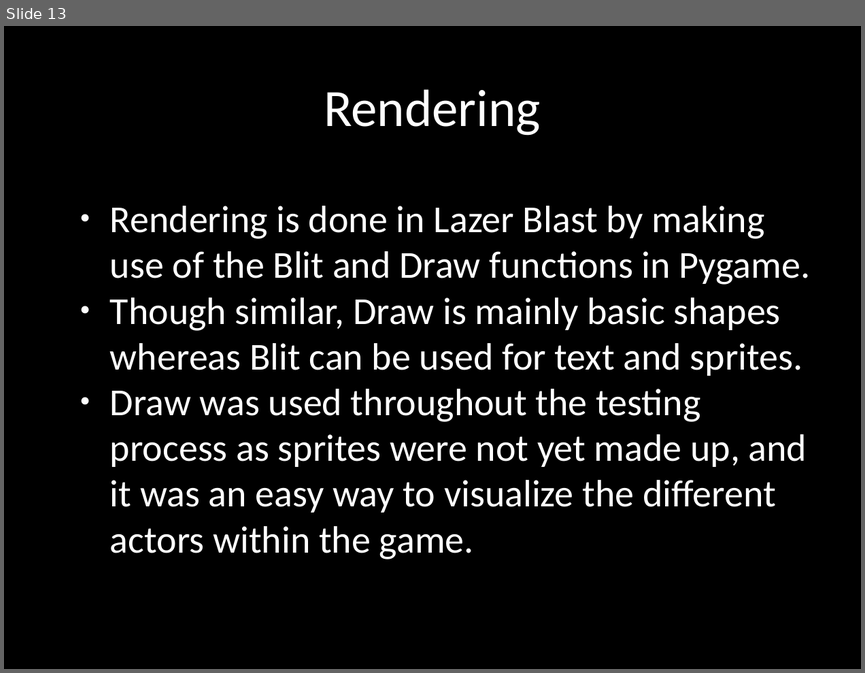
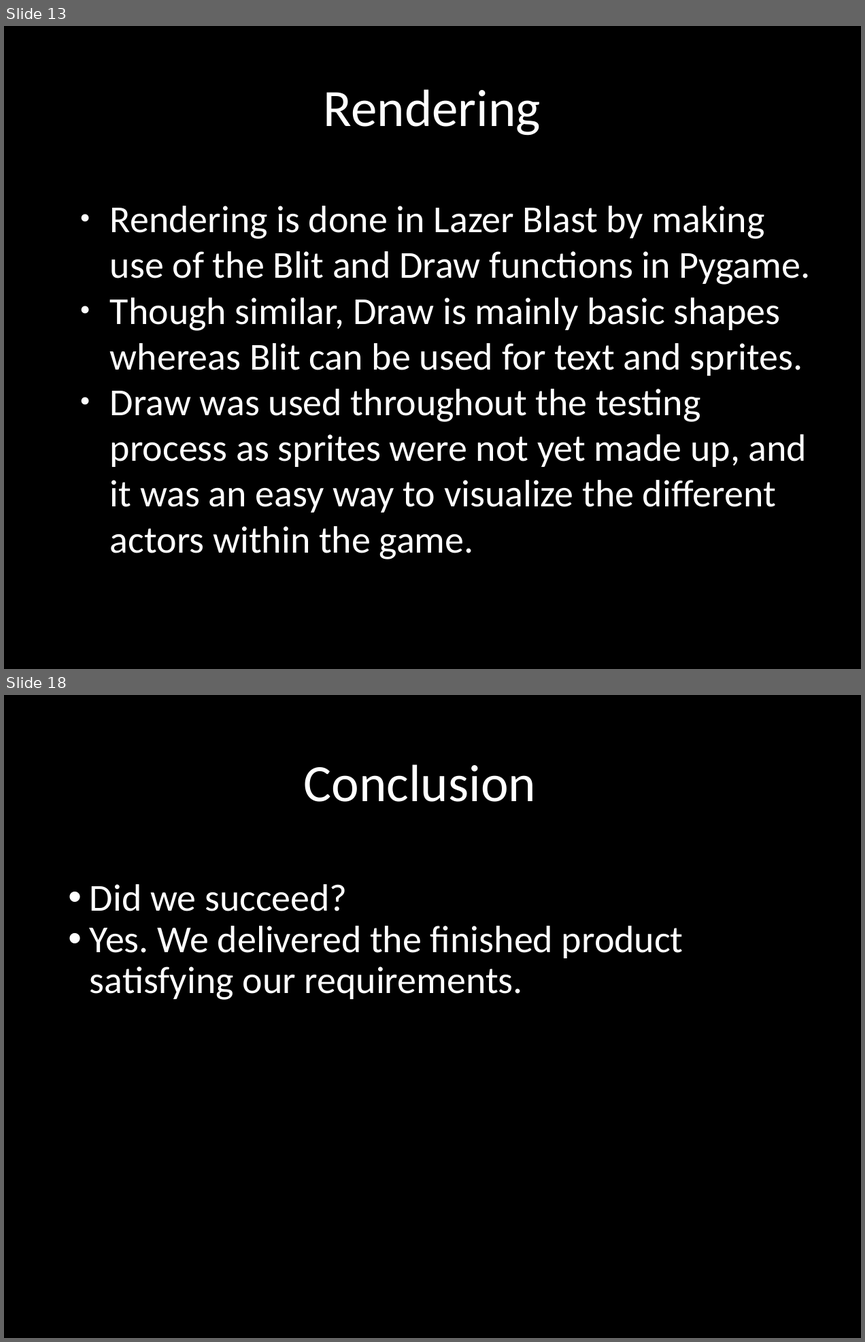
Before and after one commit to terrencepreilly/CPS410, a slide deck: final_presentation/Presentation.pptx. Shown one above the other, each under a label of ours: slide 13 before the commit, slides 13 and 18 after it; the slides between them are not shown. The pictures are 865x673 and 865x1342 pixels, drawn with LibreOffice and Linux fonts; fonts in the diff are those of the drawing; background and template pictures are left out. Boxes give left, top, right and bottom in pixels: in the first picture for what was removed or moved away, otherwise in the second. Text is boxed around its words. In the diff, an @@ line names an element or a change of style, - is before the commit and + after.

Commit message:
Added conclusion to powerpoint presentation.

```diff
--- a/final_presentation/Presentation.pptx
+++ b/final_presentation/Presentation.pptx
@@ slide 18 added at box(4, 695, 861, 1338), background #000000 @@
@@ text added at box(304, 764, 536, 802), 44 pt, text #FFFFFF @@
+Conclusion
@@ text added at box(90, 884, 683, 1000), 32 pt, text #FFFFFF @@
+• Did we succeed?
+• Yes. We delivered the finished product satisfying our requirements.
```
Also in this commit, not shown: 4 slides changed.
